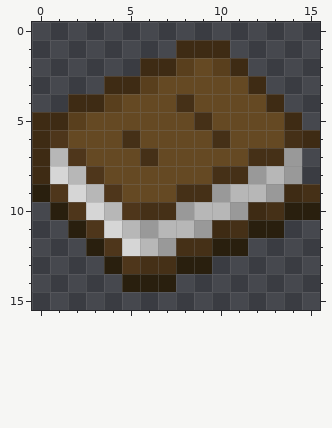
Edited in one commit: pixel-art sprite (textures/items/book_normal.png). Above, as it was before the edit.
The file is 16x16 pixels.
The same view after the edit:
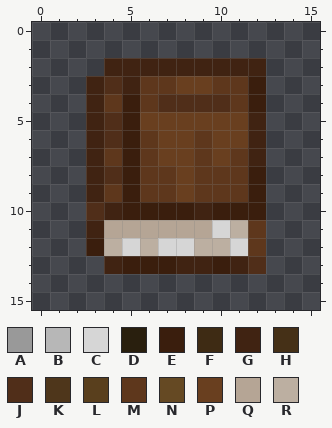
Palette (. is transparent): A #999999  B #b7b7b7  C #d6d6d6  D #291f0e  E #3a1e0d  F #3e2b14  G #402312  H #453017  J #502e19  K #4e361b  L #593f1d  M #5e371c  N #654923  P #693f1f  Q #b5a595  R #bcafa1
The edit:
Changed rows in their new state; - is an unchanged pixel.
first column x 0:
 1 --------...-----
 2 ----GGGGGGGGG---
 3 ---GJGMMPPMME---
 4 --.GMEMJJJJME.--
 5 ...GJEPPPPPPG..-
 6 ...GJEMPPMPPG...
 7 ...GMEMPPMPMG..-
 8 ...GJEMMPMMME..-
 9 ...GMEMMPMMME...
10 -..JGEEEEGEEE...
11 --.GQQQQQQCRM.--
12 ---ER-RCCRRCM---
13 ----GEEEGGEGJ---
14 -----...--------
Changed places in both pictures, as pixel boxes (x1, y1, x2, y2):
changed: (32, 40, 320, 292)
